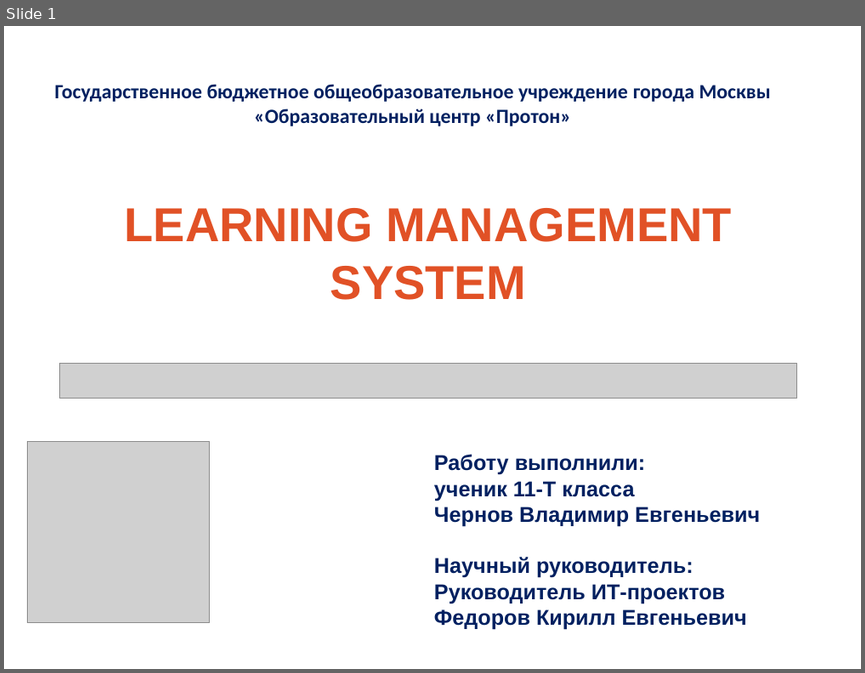
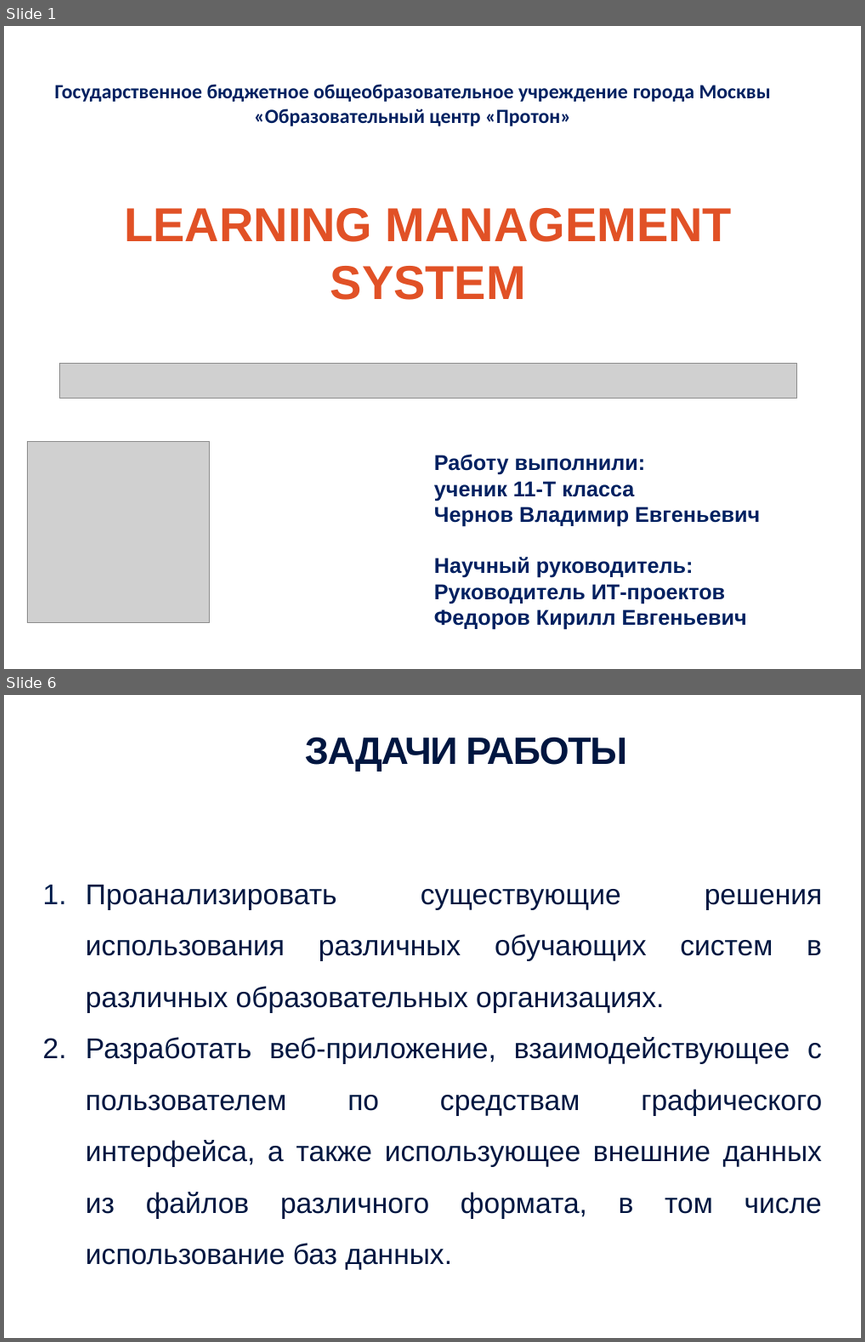
Before and after one commit to JaydenPears/LMS, a slide deck: Documentation/Чернов Владимир Презентация проектной работы.pptx. Shown one above the other, each under a label of ours: slide 1 before the commit, slides 1 and 6 after it; the slides between them are not shown. The pictures are 865x673 and 865x1342 pixels, drawn with LibreOffice and Linux fonts; fonts in the diff are those of the drawing; grey boxes stand for pictures; background and template pictures are left out. Boxes give left, top, right and bottom in pixels: in the first picture for what was removed or moved away, otherwise in the second. Text is boxed around its words. In the diff, an @@ line names an element or a change of style, - is before the commit and + after.

```diff
--- a/Documentation/Чернов Владимир Презентация проектной работы.pptx
+++ b/Documentation/Чернов Владимир Презентация проектной работы.pptx
@@ slide 6 added at (x1=4, y1=695, x2=861, y2=1338), background picture (left out) @@
@@ text added at (x1=305, y1=737, x2=627, y2=771), 32 pt, text #001640, bold @@
+ЗАДАЧИ РАБОТЫ
@@ text added at (x1=86, y1=885, x2=822, y2=1219), 24 pt, text #001640 @@
+1. Проанализировать существующие решения использования различных обучающих систем в различных образовательных организациях.
+2. Разработать веб-приложение, взаимодействующее с пользователем по средствам графического интерфейса, а также использующее внешние данных из файлов различного формата, в том числе использование баз данных.
```
Also in this commit, not shown: 4 slides changed, 12 other slides added, 24 slides removed, 4 other files.
